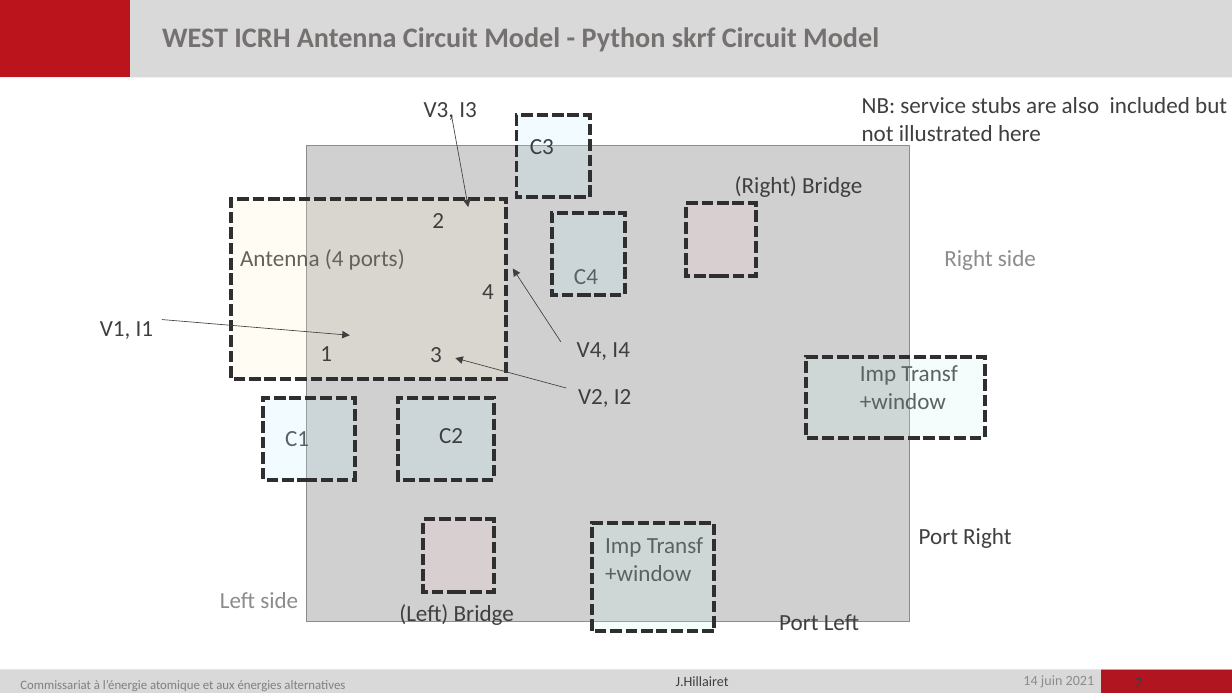
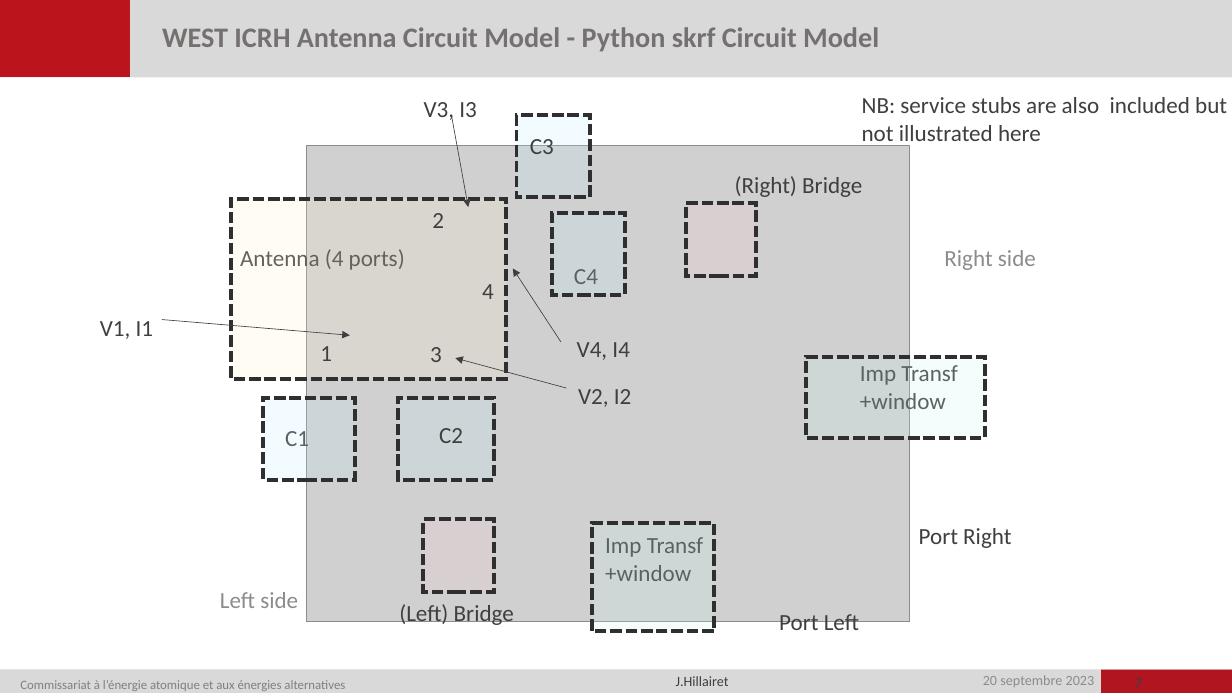
Before and after one commit to jhillairet/WEST_IC_antenna, a slide deck: slide 7 of doc/WEST_Antenna_Circuit_Model.pptx. Drawn at 1232x693 pixels with LibreOffice and Linux fonts; fonts in the diff are those of the drawing; grey boxes stand for pictures; background and template pictures are left out. Boxes give left, top, right and bottom in pixels: in the first picture for what was removed or moved away, otherwise in the second. Text is boxed around its words. In the diff, an @@ line names an element or a change of style, - is before the commit and + after.

Commit message:
Experimental Sparam Determination
- s_access from the Antenna
- documentation

```diff
--- a/doc/WEST_Antenna_Circuit_Model.pptx
+++ b/doc/WEST_Antenna_Circuit_Model.pptx
@@ text at <box>983,675,1095,687</box>: text changed @@
-14 juin 2021
+20 septembre 2023
```
Also in this commit, not shown: 10 other slides changed, 2 slides added, 4 other files.
